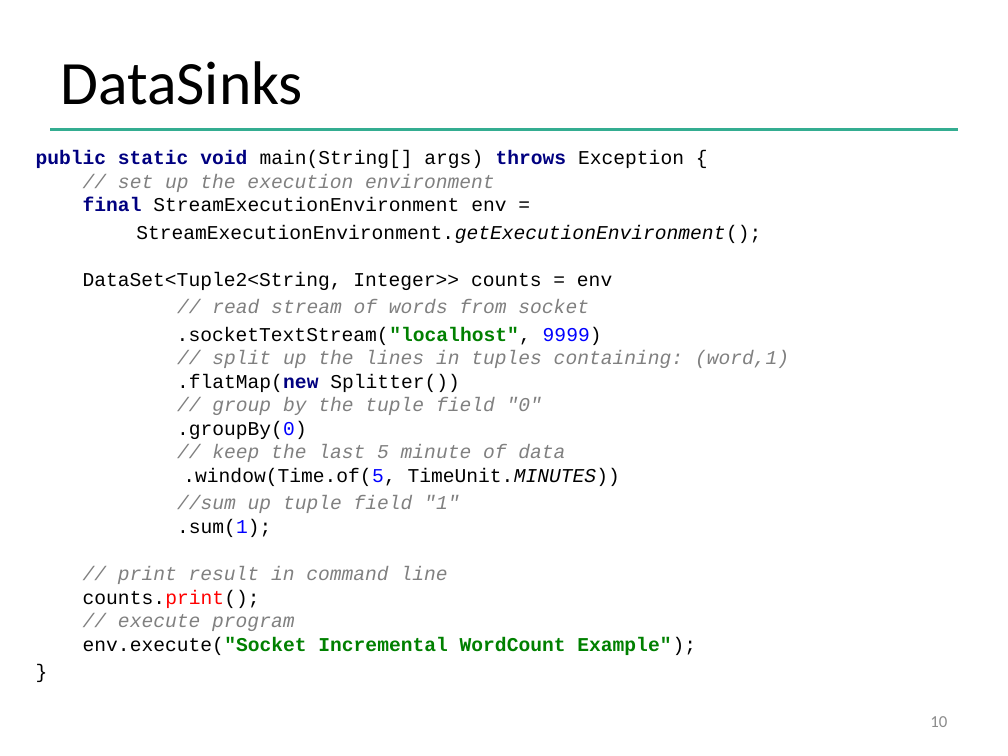
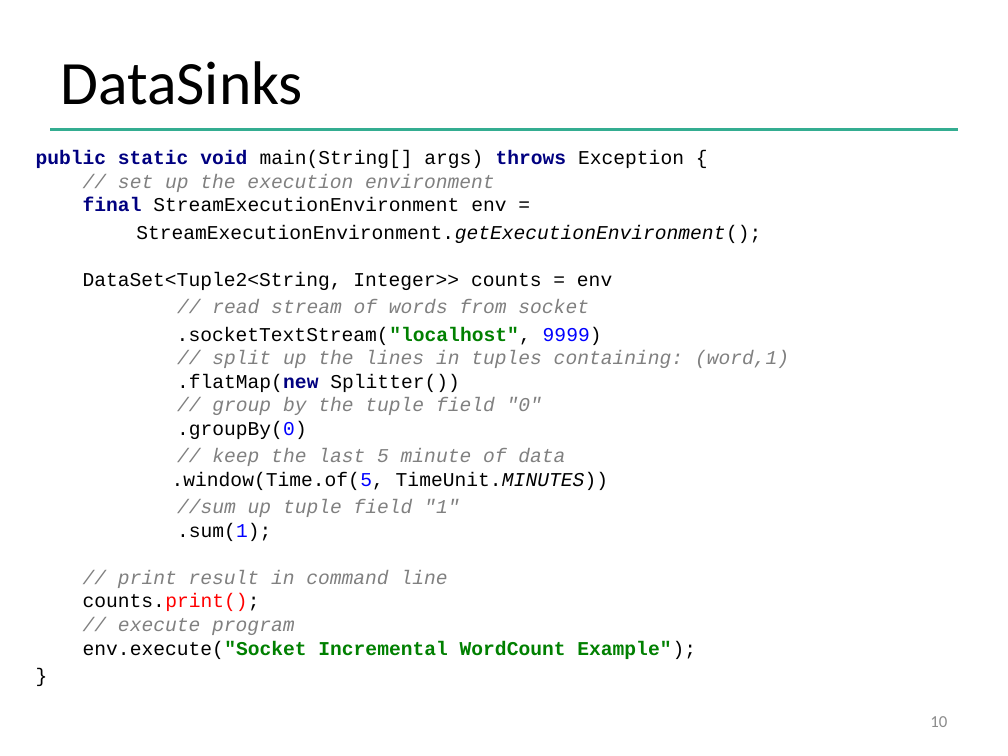
Before and after one commit to dataArtisans/flink-training-web, a slide deck: slide 10 of slides/flink_stream_basics.pptx. Drawn at 1008x756 pixels with LibreOffice and Linux fonts; fonts in the diff are those of the drawing; background and template pictures are left out. Boxes give left, top, right and bottom in pixels: in the first picture for what was removed or moved away, otherwise in the second. Text is boxed around its words. In the diff, an @@ line names an element or a change of style, - is before the commit and + after.

Commit message:
Fix alignment and Capitalisation in Stream Training Slides

```diff
--- a/slides/flink_stream_basics.pptx
+++ b/slides/flink_stream_basics.pptx
@@ text at (172,327,789,490): text changed @@
-.socketTextStream("localhost", 9999)
-// split up the lines in tuples containing: (word,1)
-.flatMap(new Splitter())
-// group by the tuple field "0"
-.groupBy(0)
-// keep the last 5 minute of data
-.window(Time.of(5, TimeUnit.MINUTES))
+.socketTextStream("localhost", 9999)
+// split up the lines in tuples containing: (word,1)
+.flatMap(new Splitter())
+// group by the tuple field "0"
+.groupBy(0)
+// keep the last 5 minute of data
+.window(Time.of(5, TimeUnit.MINUTES))
@@ text at (83,500,696,659): text colour #000000 to #FF0000 in "counts.print();" @@
```
Also in this commit, not shown: 19 other slides changed, 2 slides added, 3 other files.
